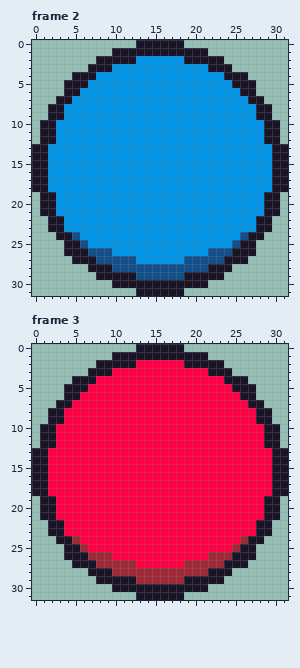
Two states of a pixel-art file, Assets/Sprites/Health/Health.aseprite. Above is the file before it was changed.
32x32 pixels, 3 frames. Shown: frame 2, frame 3.
After the commit:
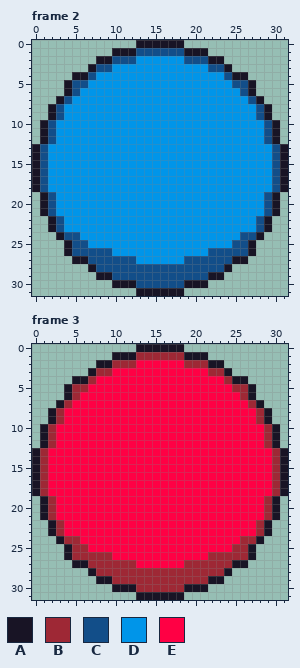
Palette (. is transparent): A #181425  B #9e2835  C #124e89  D #0095e9  E #ff0044
What changed:
Changed rows in their new state; - is an unchanged pixel.
Frame 2, layer "Layer 3":
first column x 1:
 1 ------------CCCCCC------------
 2 ---------CCC------CCC---------
 3 -------CC------------CC-------
 4 ------C----------------C------
 5 ----CC------------------CC----
 6 ----C--------------------C----
 7 ---C----------------------C---
 8 --C------------------------C--
 9 --C------------------------C--
10 -C--------------------------C-
11 -C--------------------------C-
12 -C--------------------------C-
13 C----------------------------C
14 C----------------------------C
15 C----------------------------C
16 C----------------------------C
17 C----------------------------C
18 C----------------------------C
19 -C--------------------------C-
20 -C--------------------------C-
21 -C--------------------------C-
22 --C------------------------C--
23 --C------------------------C--
24 ---C----------------------C---
25 ----C--------------------C----
26 ----CC------------------CC----
27 ------C----------------C------
28 -------CC------------CC-------
29 ---------CCC------CCC---------
30 ------------CCCCCC------------
Frame 3, layer "Layer 3":
first column x 1:
 1 ------------BBBBBB------------
 2 ---------BBB------BBB---------
 3 -------BB------------BB-------
 4 ------B----------------B------
 5 ----BB------------------BB----
 6 ----B--------------------B----
 7 ---B----------------------B---
 8 --B------------------------B--
 9 --B------------------------B--
10 -B--------------------------B-
11 -B--------------------------B-
12 -B--------------------------B-
13 B----------------------------B
14 B----------------------------B
15 B----------------------------B
16 B----------------------------B
17 B----------------------------B
18 B----------------------------B
19 -B--------------------------B-
20 -B--------------------------B-
21 -B--------------------------B-
22 --B------------------------B--
23 --B------------------------B--
24 ---B----------------------B---
25 ----B--------------------B----
26 ----BB------------------BB----
27 ------B----------------B------
28 -------BB------------BB-------
29 ---------BBB------BBB---------
30 ------------BBBBBB------------
